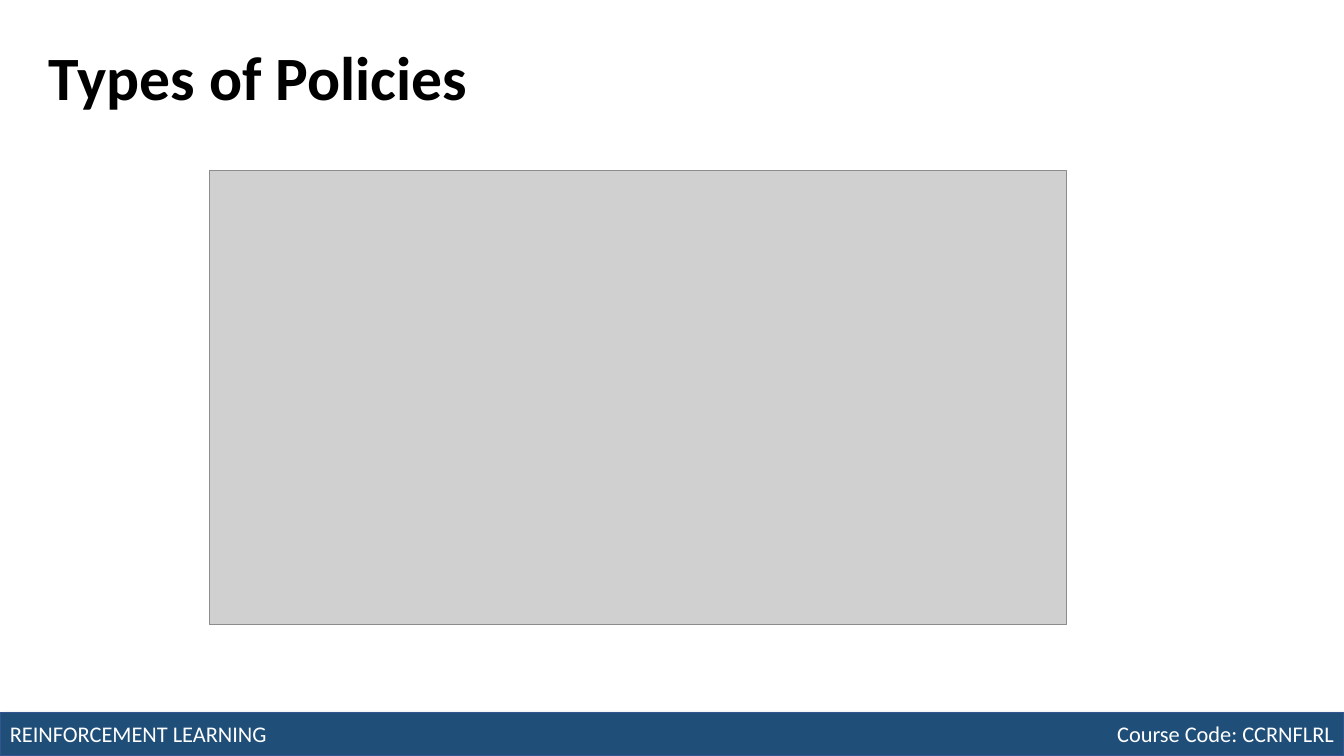
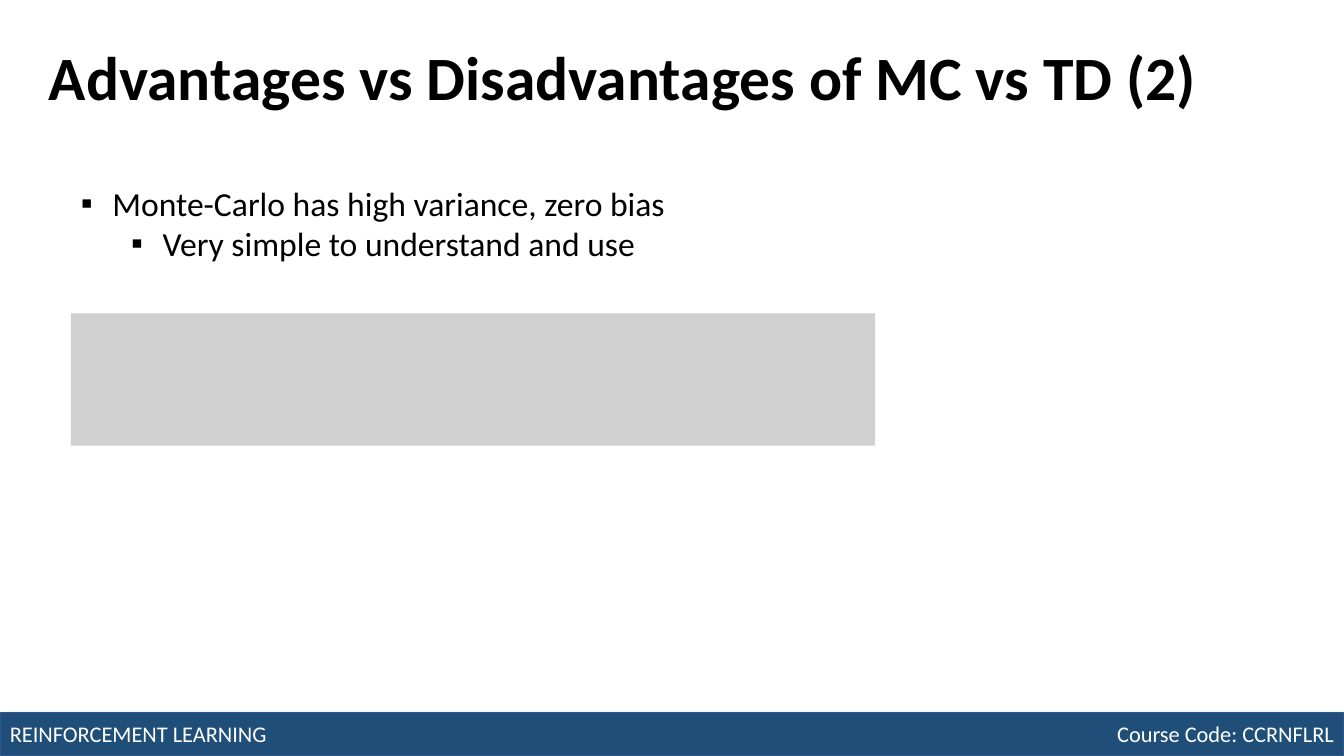
Before and after one commit to robitussin/CCRNFLRL, a slide deck: slide 13 of week_9-10/Module 7 - Temporal Difference Learning.pptx (slide 15 before the commit). Drawn at 1344x756 pixels with LibreOffice and Linux fonts; fonts in the diff are those of the drawing; grey boxes stand for pictures. Boxes give left, top, right and bottom in pixels: in the first picture for what was removed or moved away, otherwise in the second. Text is boxed around its words. In the diff, an @@ line names an element or a change of style, - is before the commit and + after.

```diff
--- a/week_9-10/Module 7 - Temporal Difference Learning.pptx
+++ b/week_9-10/Module 7 - Temporal Difference Learning.pptx
@@ title at [49, 54, 1195, 111]: text changed @@
-Types of Policies
+Advantages vs Disadvantages of MC vs TD (2)
@@ picture removed at [210, 170, 1067, 625] @@
@@ text added at [112, 192, 665, 262], 24 pt, text #000000 @@
+▪ Monte-Carlo has high variance, zero bias
+  ▪ Very simple to understand and use
@@ picture added at [71, 314, 875, 446] @@
```
Also in this commit, not shown: 11 other slides changed, 3 slides removed.
